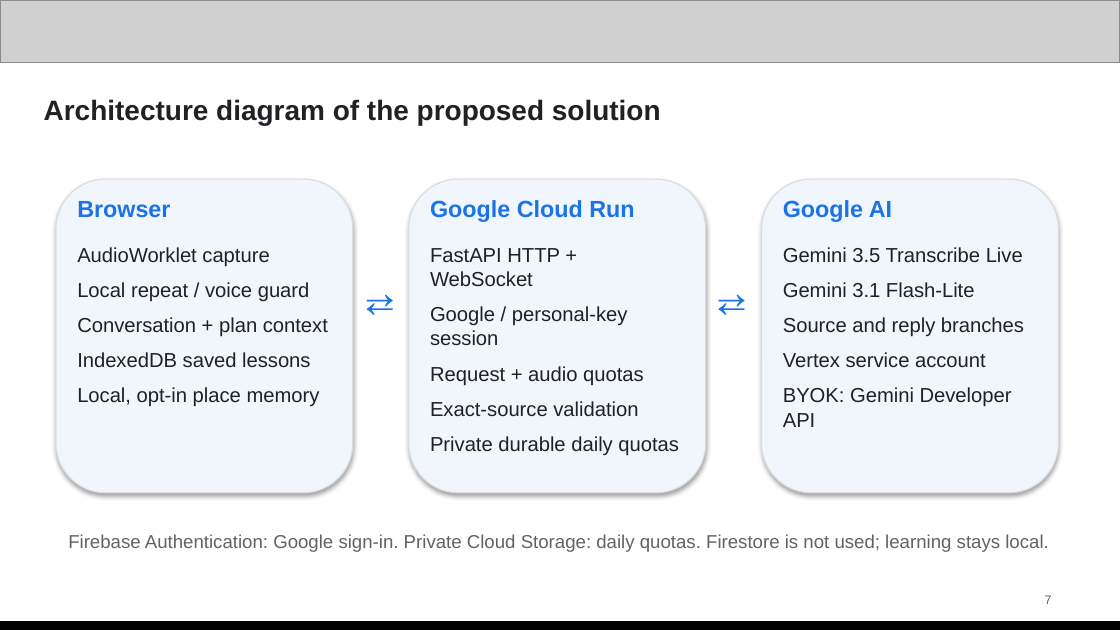
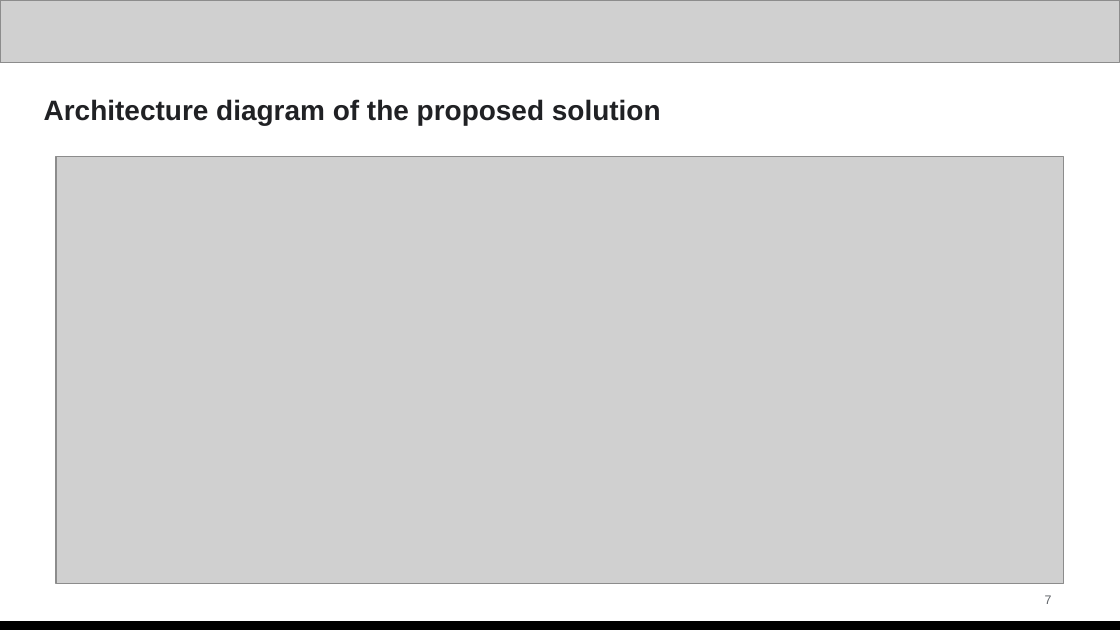
Before and after one commit to U4AR/LingoLive, a slide deck: slide 7 of docs/submission/LingoLive-Pitch-Deck.pptx. Drawn at 1120x630 pixels with LibreOffice and Linux fonts; fonts in the diff are those of the drawing; grey boxes stand for pictures. Boxes give left, top, right and bottom in pixels: in the first picture for what was removed or moved away, otherwise in the second. Text is boxed around its words. In the diff, an @@ line names an element or a change of style, - is before the commit and + after.

```diff
--- a/docs/submission/LingoLive-Pitch-Deck.pptx
+++ b/docs/submission/LingoLive-Pitch-Deck.pptx
@@ rounded rectangle removed at bbox=[56, 179, 353, 493] @@
@@ picture added at bbox=[56, 157, 1064, 584] @@
@@ rounded rectangle removed at bbox=[409, 179, 706, 493] @@
@@ rounded rectangle removed at bbox=[762, 179, 1058, 493] @@
@@ text removed at bbox=[77, 201, 170, 218] @@
-Browser
@@ text removed at bbox=[430, 200, 634, 222] @@
-Google Cloud Run
@@ text removed at bbox=[783, 200, 892, 222] @@
-Google AI
@@ text removed at bbox=[77, 247, 328, 407] @@
-AudioWorklet capture
-Local repeat / voice guard
-Conversation + plan context
-IndexedDB saved lessons
-Local, opt-in place memory
@@ text removed at bbox=[430, 248, 679, 456] @@
-FastAPI HTTP + WebSocket
-Google / personal-key session
-Request + audio quotas
-Exact-source validation
-Private durable daily quotas
@@ text removed at bbox=[783, 247, 1024, 427] @@
-Gemini 3.5 Transcribe Live
-Gemini 3.1 Flash-Lite
-Source and reply branches
-Vertex service account
-BYOK: Gemini Developer API
@@ text removed at bbox=[356, 280, 401, 336] @@
-⇄
@@ text removed at bbox=[708, 280, 753, 336] @@
-⇄
@@ text removed at bbox=[68, 534, 1048, 552] @@
-Firebase Authentication: Google sign-in. Private Cloud Storage: daily quotas. Firestore is not used; learning stays local.
```
Also in this commit, not shown: 12 other slides changed, 28 other files.
